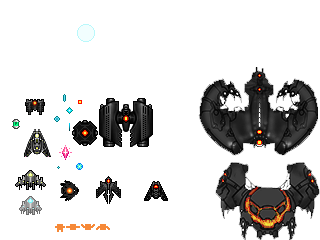
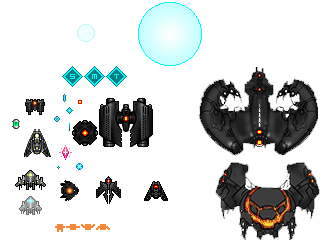
The second 320 × 240 image is a revision of the first. Changes to its layers:
added layer "Layer 29 copy" above "Layer 30" over [138, 2, 202, 66]
added layer "Layer 29" (23%) above "Layer 28 copy 2" over [138, 2, 202, 66]
added layer "Layer 28 copy 2" above "Layer 27 copy 2" over [114, 74, 119, 79]
added layer "Layer 27 copy 2" above "Layer 28 copy" over [106, 66, 127, 87]
added layer "Layer 28 copy" above "Layer 27 copy" over [92, 74, 97, 79]
added layer "Layer 27 copy" above "Layer 28" over [84, 66, 105, 87]
added layer "Layer 28" above "Layer 27" over [70, 74, 75, 79]
added layer "Layer 27" above "Layer 26 copy" over [62, 66, 83, 87]
